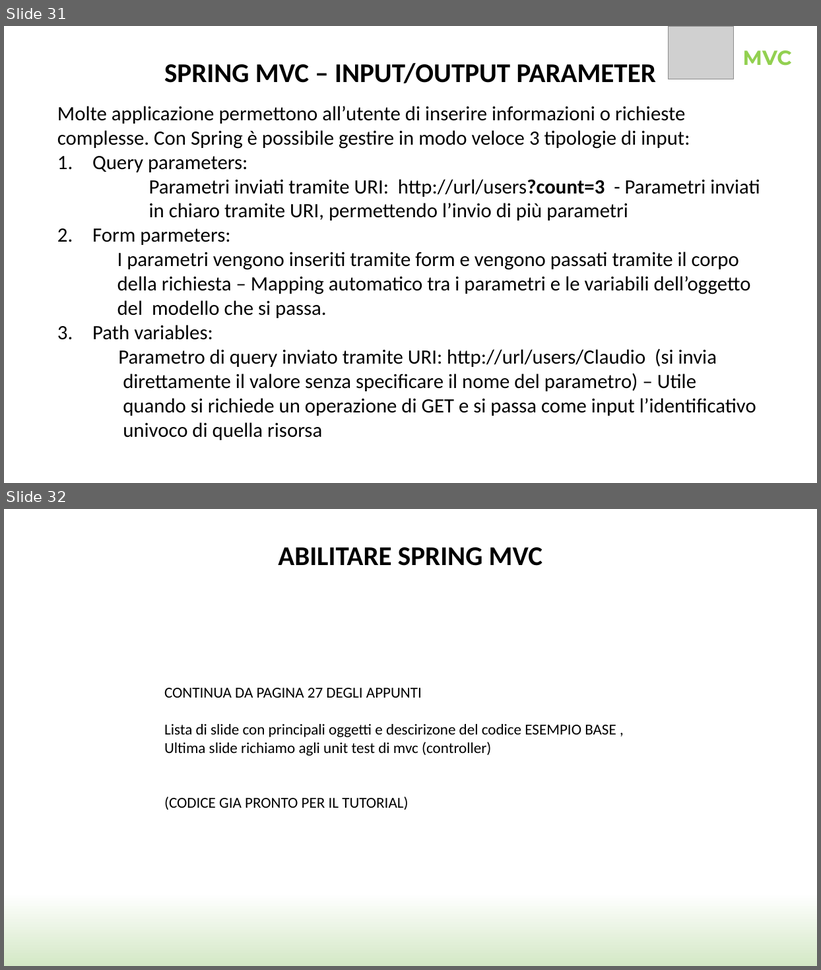
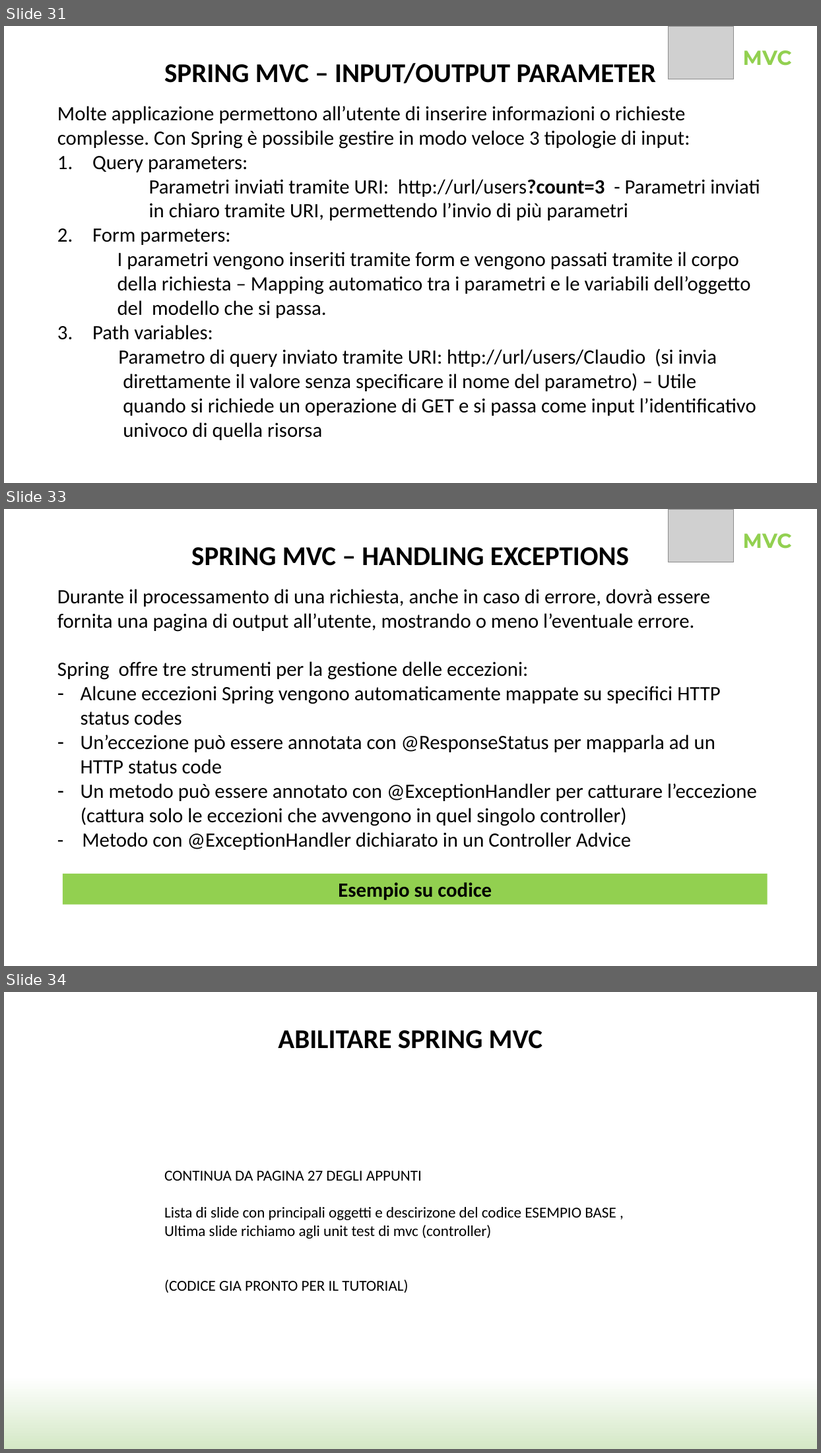
Before and after one commit to SimoneCas/java, a slide deck: SpringSample/Spring.pptx. Shown one above the other, each under a label of ours: slides 31 and 32 before the commit, slides 31, 33 and 34 after it; the slides between them are not shown. The pictures are 821x970 and 821x1453 pixels, drawn with LibreOffice and Linux fonts; fonts in the diff are those of the drawing; grey boxes stand for pictures; background and template pictures are left out. Boxes give left, top, right and bottom in pixels: in the first picture for what was removed or moved away, otherwise in the second. Text is boxed around its words. In the diff, an @@ line names an element or a change of style, - is before the commit and + after.

```diff
--- a/SpringSample/Spring.pptx
+++ b/SpringSample/Spring.pptx
@@ slide 33 added at bbox=[4, 509, 817, 966], background #FFFFFF @@
@@ picture added at bbox=[668, 509, 733, 562] @@
@@ text added at bbox=[191, 547, 629, 566], 32 pt, text #000000, bold @@
+SPRING MVC – HANDLING EXCEPTIONS
@@ text added at bbox=[743, 533, 792, 549], 24 pt, text #92D050, bold @@
+MVC
@@ text added at bbox=[57, 589, 757, 850], 24 pt, text #000000 @@
+Durante il processamento di una richiesta, anche in caso di errore, dovrà essere fornita una pagina di output all’utente, mostrando o meno l’eventuale errore.
+Spring offre tre strumenti per la gestione delle eccezioni:
+– Alcune eccezioni Spring vengono automaticamente mappate su specifici HTTP status codes
+– Un’eccezione può essere annotata con @ResponseStatus per mapparla ad un HTTP status code
+– Un metodo può essere annotato con @ExceptionHandler per catturare l’eccezione
+(cattura solo le eccezioni che avvengono in quel singolo controller)
+- Metodo con @ExceptionHandler dichiarato in un Controller Advice
@@ rectangle added at bbox=[63, 874, 768, 904], fill #92D050, 24 pt, text #000000, bold @@
+Esempio su codice
@@ what was slide 32 is now slide 34 @@
```
Also in this commit, not shown: 2 slides changed, 5 other slides added, 7 other files.
